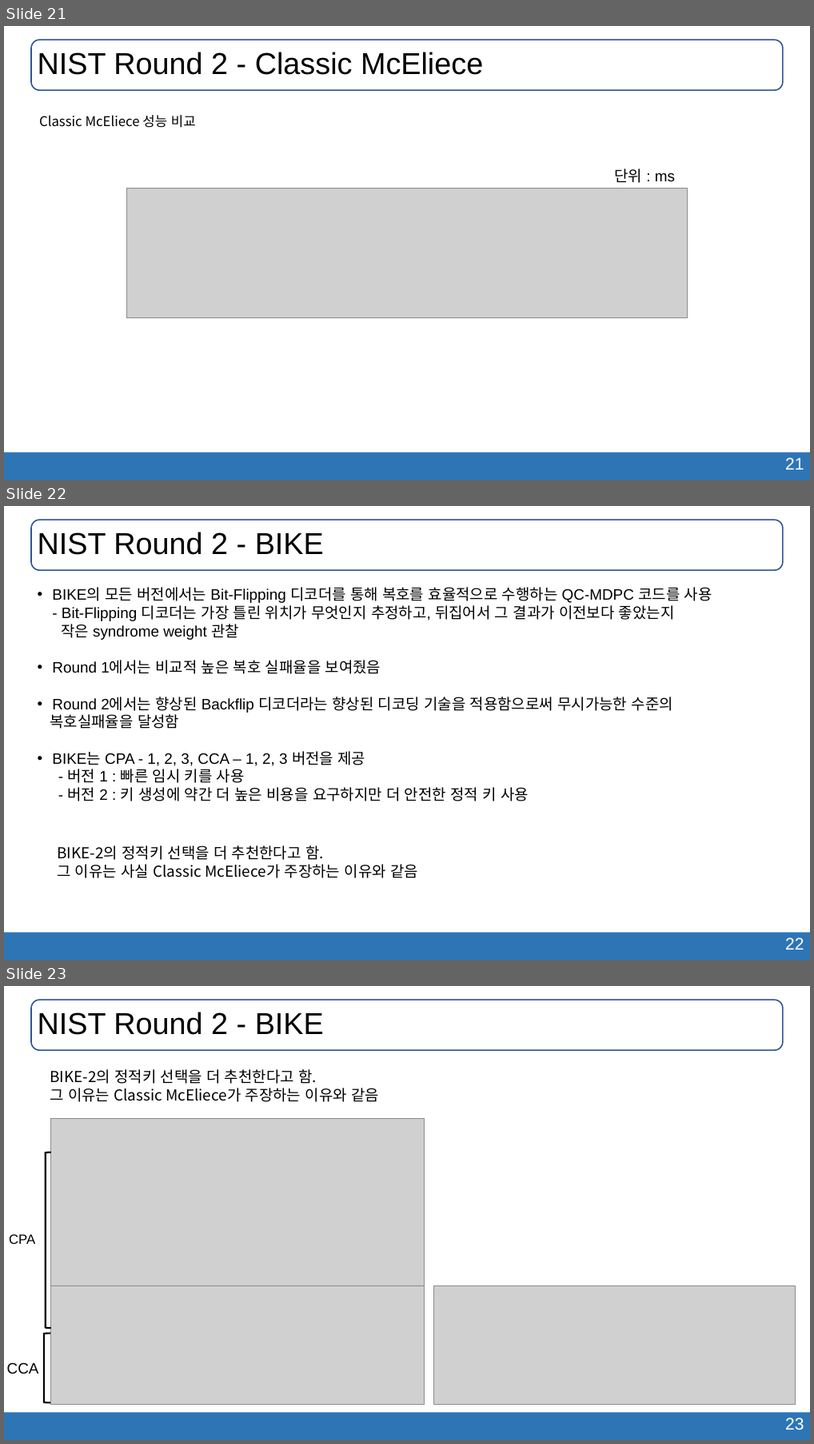
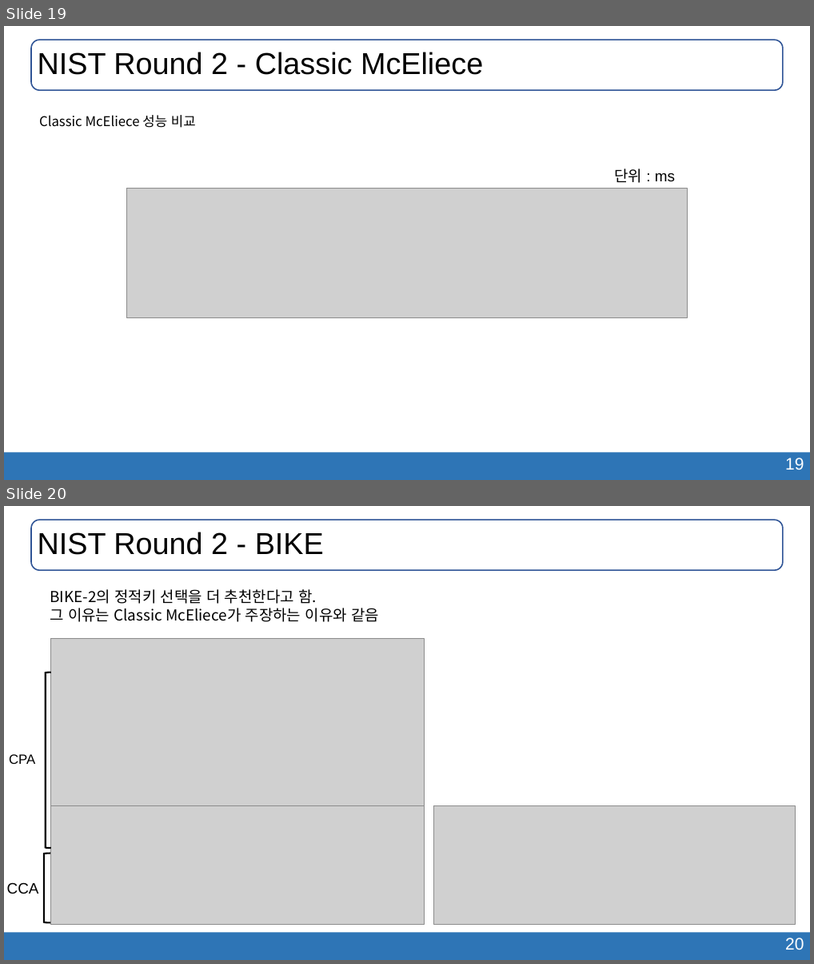
Before and after one commit to solowal/PUBLICATION, a slide deck: 2019/NIST 양자내성암호 공모전 Round2 코드기반암호 성능 비교 분석_발표자료.pptx. Shown one above the other, each under a label of ours: slides 21, 22 and 23 before the commit, slides 19 and 20 after it. The pictures are 814x1444 and 814x964 pixels, drawn with LibreOffice and Linux fonts; fonts in the diff are those of the drawing; grey boxes stand for pictures; background and template pictures are left out. Boxes give left, top, right and bottom in pixels: in the first picture for what was removed or moved away, otherwise in the second. Text is boxed around its words. In the diff, an @@ line names an element or a change of style, - is before the commit and + after.

```diff
--- a/2019/NIST 양자내성암호 공모전 Round2 코드기반암호 성능 비교 분석_발표자료.pptx
+++ b/2019/NIST 양자내성암호 공모전 Round2 코드기반암호 성능 비교 분석_발표자료.pptx
@@ slide 22 removed at (4,506,810,960), background #FFFFFF; not listed: 3 template elements that a slide beside it also shows @@
@@ title removed at (38,532,324,555) @@
-NIST Round 2 - BIKE
@@ text removed at (50,587,713,801) @@
-• BIKE의 모든 버전에서는 Bit-Flipping 디코더를 통해 복호를 효율적으로 수행하는 QC-MDPC 코드를 사용
-  - Bit-Flipping 디코더는 가장 틀린 위치가 무엇인지 추정하고, 뒤집어서 그 결과가 이전보다 좋았는지
-  작은 syndrome weight 관찰
-• Round 1에서는 비교적 높은 복호 실패율을 보여줬음
-• Round 2에서는 향상된 Backflip 디코더라는 향상된 디코딩 기술을 적용함으로써 무시가능한 수준의
-복호실패율을 달성함
-• BIKE는 CPA - 1, 2, 3, CCA – 1, 2, 3 버전을 제공
-- 버전 1 : 빠른 임시 키를 사용
-- 버전 2 : 키 생성에 약간 더 높은 비용을 요구하지만 더 안전한 정적 키 사용
@@ text removed at (57,845,418,878) @@
-BIKE-2의 정적키 선택을 더 추천한다고 함.
-그 이유는 사실 Classic McEliece가 주장하는 이유와 같음
@@ what was slide 21 is now slide 19 @@
@@ page number at (786,457,804,469): text changed @@
-21
+19
@@ what was slide 23 is now slide 20 @@
@@ page number at (786,937,804,949): text changed @@
-23
+20
```
Also in this commit, not shown: 4 slides changed, 1 slide added, 2 other slides removed, 14 other files.
